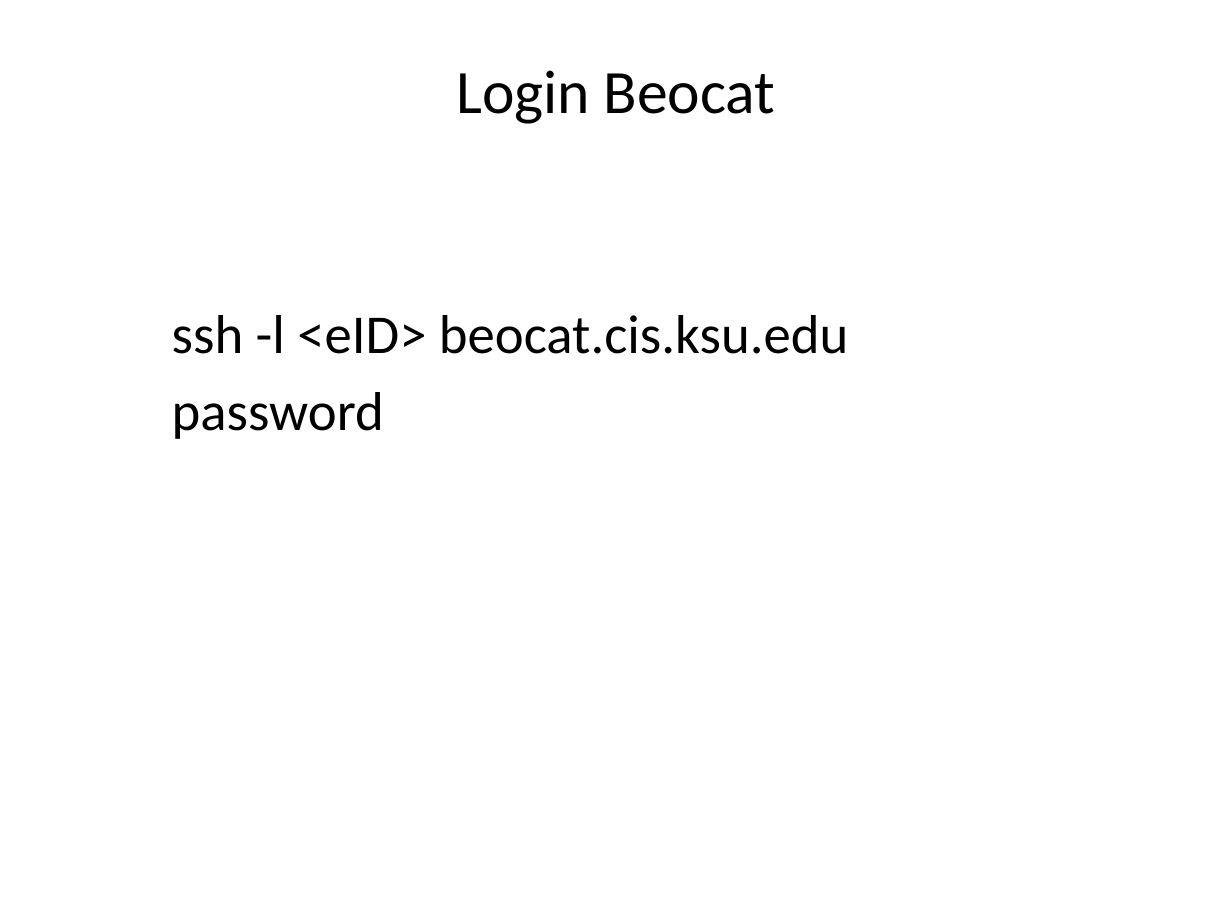
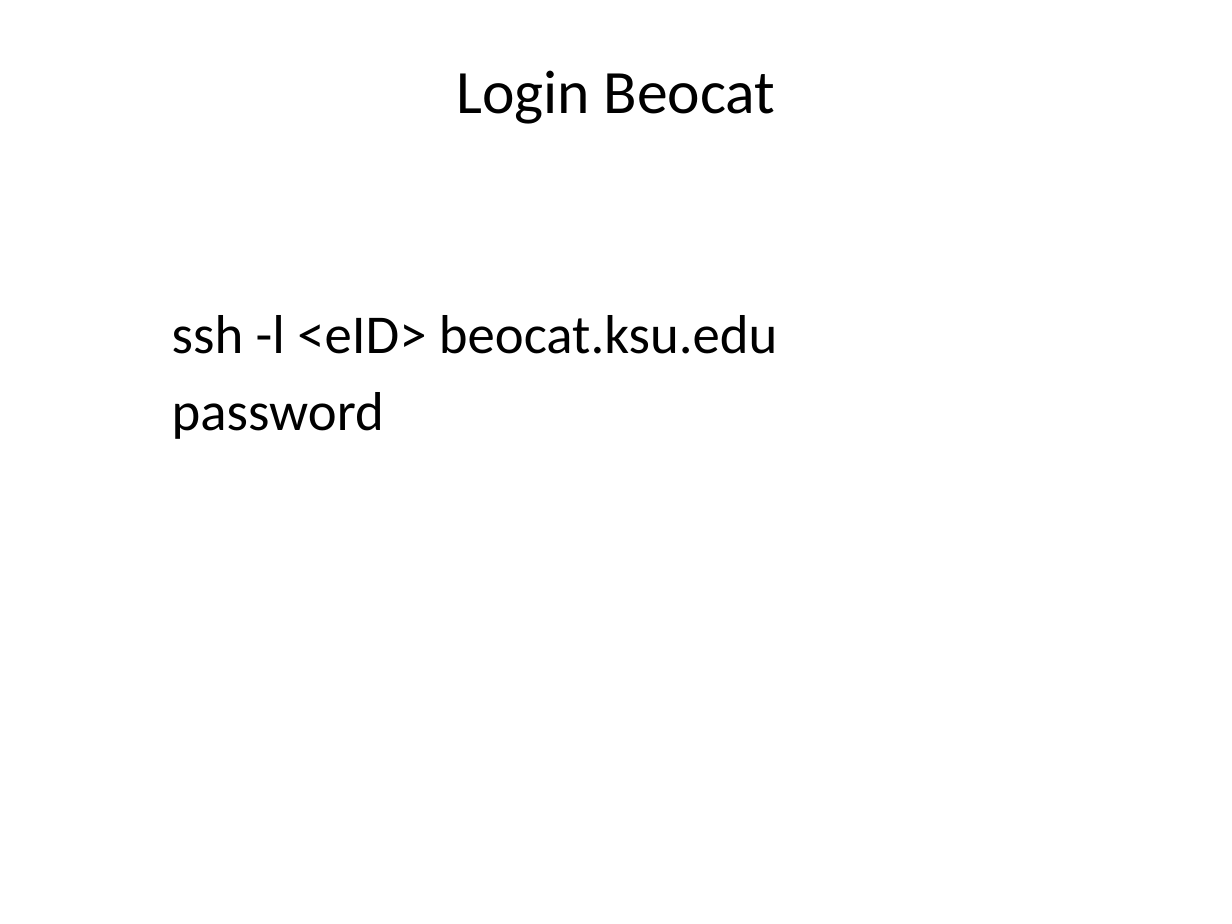
Before and after one commit to liu3zhenlab/teaching, a slide deck: slide 3 of PLPTH813Bioinformatis/2023/labs/lab04_NGS.pptx. Drawn at 1232x924 pixels with LibreOffice and Linux fonts; fonts in the diff are those of the drawing. Boxes give left, top, right and bottom in pixels: in the first picture for what was removed or moved away, otherwise in the second. Text is boxed around its words. In the diff, an @@ line names an element or a change of style, - is before the commit and + after.

```diff
--- a/PLPTH813Bioinformatis/2023/labs/lab04_NGS.pptx
+++ b/PLPTH813Bioinformatis/2023/labs/lab04_NGS.pptx
@@ text at box(172, 315, 778, 354): text changed @@
-ssh -l <eID> beocat.cis.ksu.edu
+ssh -l <eID> beocat.ksu.edu
```
Also in this commit, not shown: 1 other slide changed, 7 other files.
